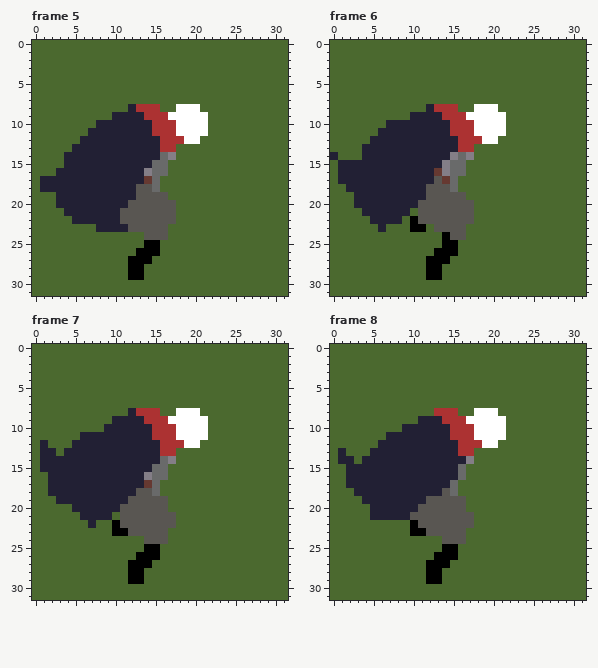
Two versions of one pixel-art file, aseprite/attackup1.aseprite. Above, as it was before the edit.
32x32 pixels, 10 frames. Shown: frame 5, frame 6, frame 7, frame 8. The commit also changed other frames, which this record leaves out.
The result:
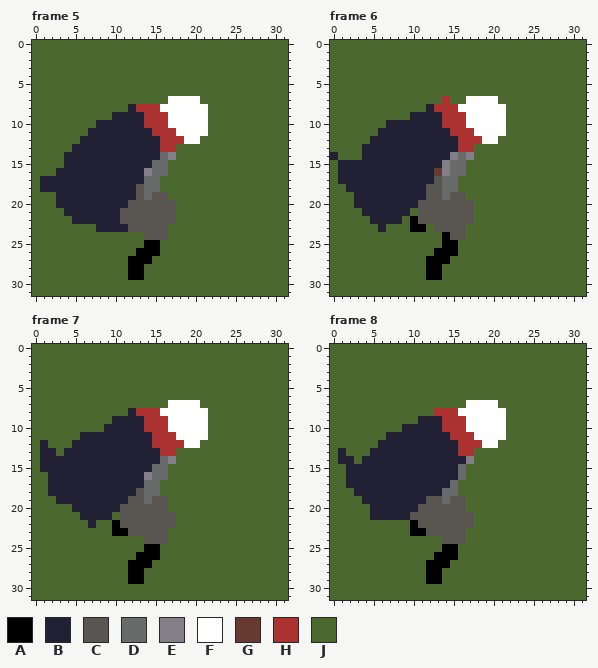
Palette (. is transparent): A #000000  B #222034  C #595652  D #696a6a  E #847e87  F #ffffff  G #663931  H #ac3232  J #4b692f
The edit:
Frame 5, layers "Head", "arms":
The author changed colour C to colour D in rows 18 to 19 at x 14.
The author changed colour G to colour D in row 17 at x 14.
The author changed colour H to colour F in row 10 at x 17.
The author changed colour J to colour F in row 7 at x 17 to 20; in row 8 at x 16 to 17 and 21.
The author changed colour B to colour H in row 10 at x 14.
Frame 6, layers "Head", "arms":
The author changed colour C to colour D in rows 18 to 19 at x 14.
The author changed colour G to colour D in row 17 at x 14.
The author changed colour H to colour F in row 10 at x 17.
The author changed colour J to colour F in row 7 at x 17 to 20; in row 8 at x 16 to 17 and 21.
The author changed colour B to colour H in row 10 at x 14.
The author changed colour J to colour H in row 7 at x 14.
Frame 7, layers "Head", "arms":
The author changed colour C to colour D in rows 18 to 19 at x 14.
The author changed colour G to colour D in row 17 at x 14.
The author changed colour H to colour F in row 10 at x 17.
The author changed colour J to colour F in row 7 at x 17 to 20; in row 8 at x 16 to 17 and 21.
The author changed colour B to colour H in row 10 at x 14; in row 12 at x 15.
Frame 8, layers "Head", "arms":
The author changed colour C to colour D in rows 18 to 19 at x 14.
The author changed colour H to colour F in row 10 at x 17.
The author changed colour J to colour F in row 7 at x 17 to 20; in row 8 at x 16 to 17 and 21.
The author changed colour B to colour H in row 10 at x 14.
Pixel boxes of the changes (left, top, right, bottom) in both pictures:
changed: (144, 96, 208, 128)
changed: (144, 176, 152, 200)
changed: (442, 96, 506, 128)
changed: (442, 176, 450, 200)
changed: (144, 400, 208, 504)
changed: (442, 400, 506, 432)
changed: (442, 488, 450, 504)
